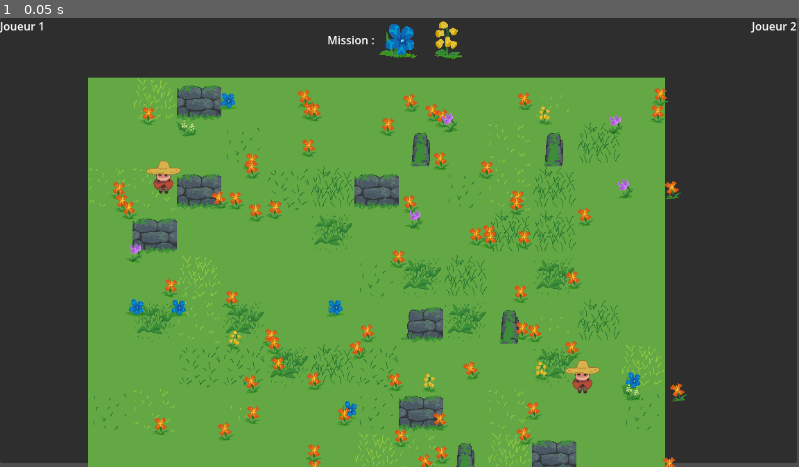
Above: before the commit, frame 1.
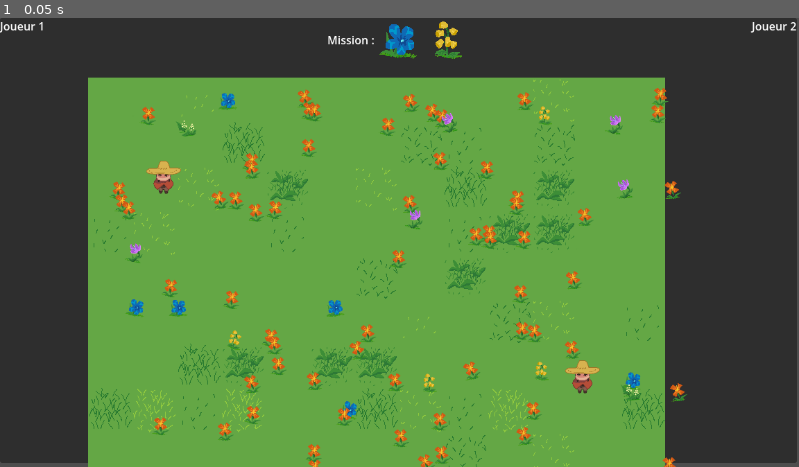
Above: after the commit, the same moment.

Repository: FablabMurat/2025GameJamCantal-1
Game: Godot game, scene res://root.tscn
Same seed, same stepped clock (60 frames per second), same inputs: the game is played once before the commit and once after it.
Inputs:
- Up to frame 1 (0.05 s): no input

The runs differ from the first frame. In frame 1, 6.8% of the frame differs, in the area x 11-84%, y 13-100%.

Commit message:
bug Label.value MIse à jour des TileMap

Diff:
--- a/Ressources/Images/tileset_wip.tres
+++ b/Ressources/Images/tileset_wip.tres
@@ -68,11 +68,14 @@
 0:4/0 = 0
 1:4/0 = 0
 1:4/0/terrain_set = 0
-1:4/0/terrain = 0
+1:4/0/terrains_peering_bit/right_side = 1
 2:4/0 = 0
 2:4/0/terrain_set = 0
-2:4/0/terrain = 0
+2:4/0/terrains_peering_bit/right_side = 1
+2:4/0/terrains_peering_bit/left_side = 1
 3:4/0 = 0
+3:4/0/terrain_set = 0
+3:4/0/terrains_peering_bit/left_side = 1
 4:4/0 = 0
 4:4/0/terrain_set = 0
 4:4/0/terrain = 0
@@ -86,11 +89,21 @@
 8:4/0/terrain = 0
 0:5/0 = 0
 1:5/0 = 0
+1:5/0/terrain_set = 0
+1:5/0/terrains_peering_bit/right_side = 1
+1:5/0/terrains_peering_bit/bottom_side = 1
 2:5/0 = 0
+2:5/0/terrain_set = 0
+2:5/0/terrains_peering_bit/right_side = 1
+2:5/0/terrains_peering_bit/bottom_side = 1
+2:5/0/terrains_peering_bit/left_side = 1
 3:5/0 = 0
+3:5/0/terrain_set = 0
+3:5/0/terrains_peering_bit/bottom_side = 1
+3:5/0/terrains_peering_bit/left_side = 1
 4:5/0 = 0
 4:5/0/terrain_set = 0
-4:5/0/terrain = 0
+4:5/0/terrains_peering_bit/bottom_side = 1
 5:5/0 = 0
 6:5/0 = 0
 7:5/0 = 0
@@ -99,11 +112,60 @@
 8:5/0 = 0
 8:5/0/terrain_set = 0
 8:5/0/terrain = 0
+1:6/0 = 0
+1:6/0/terrain_set = 0
+1:6/0/terrains_peering_bit/bottom_side = 1
+1:6/0/terrains_peering_bit/top_side = 1
+2:6/0 = 0
+3:6/0 = 0
+3:6/0/terrain_set = 0
+3:6/0/terrains_peering_bit/bottom_side = 1
+3:6/0/terrains_peering_bit/top_side = 1
+4:6/0 = 0
+4:6/0/terrain_set = 0
+4:6/0/terrains_peering_bit/bottom_side = 1
+4:6/0/terrains_peering_bit/top_side = 1
+5:6/0 = 0
+6:6/0 = 0
+7:6/0 = 0
+8:6/0 = 0
+8:7/0 = 0
+7:7/0 = 0
+8:8/0 = 0
+7:8/0 = 0
+6:7/0 = 0
+6:8/0 = 0
+5:7/0 = 0
+5:8/0 = 0
+2:7/0 = 0
+2:7/0/terrain_set = 0
+2:7/0/terrains_peering_bit/right_side = 1
+2:7/0/terrains_peering_bit/left_side = 1
+2:8/0 = 0
+3:7/0 = 0
+3:7/0/terrain_set = 0
+3:7/0/terrains_peering_bit/left_side = 1
+3:7/0/terrains_peering_bit/top_side = 1
+3:8/0 = 0
+4:7/0 = 0
+4:7/0/terrain_set = 0
+4:7/0/terrains_peering_bit/top_side = 1
+4:8/0 = 0
+1:8/0 = 0
+1:7/0 = 0
+1:7/0/terrain_set = 0
+1:7/0/terrains_peering_bit/right_side = 1
+1:7/0/terrains_peering_bit/top_side = 1
+0:8/0 = 0
+0:7/0 = 0
+0:6/0 = 0
 
 [resource]
 tile_size = Vector2i(64, 64)
 physics_layer_0/collision_layer = 1
-terrain_set_0/mode = 0
+terrain_set_0/mode = 2
 terrain_set_0/terrain_0/name = "gazon"
 terrain_set_0/terrain_0/color = Color(0.5, 0.34375, 0.25, 1)
+terrain_set_0/terrain_1/name = "muret"
+terrain_set_0/terrain_1/color = Color(0.5, 0.4375, 0.25, 1)
 sources/2 = SubResource("TileSetAtlasSource_oeux5")
--- a/niveau.gd
+++ b/niveau.gd
@@ -32,12 +32,20 @@
 	for x in range(0,13):
 		for y in range(0,10):
 			cells.append(Vector2i(x,y))
-	$TileMap/TileMapLayer.set_cells_terrain_connect(cells,0,0,false)
+	$TileMap/LayerGazon.set_cells_terrain_connect(cells,0,0,false)
+
+func addmurs(steps) :
+	var cells : Array
+
+	#cells.append(steps[0])
+	#for i in steps :
+		#for j in range(0,)
+	#$TileMap/LayerGazon.set_cells_terrain_path(steps,0,1,false)
 
 var plantetscn = preload("res://plante.tscn")
 
 func newplants(n, tabspawn : Array):
-	var tilemap = $TileMap/TileMapLayer
+	var tilemap = $TileMap/LayerGazon
 	var map_rect = tilemap.get_used_rect()
 
 	for i in range(tabspawn.size()):
@@ -63,7 +71,7 @@
 
 func addplant(idxplant,newplant,map_rect,nb):
 	var padding = 8
-	var tilemap = $TileMap/TileMapLayer
+	var tilemap = $TileMap/LayerGazon
 	var cell_size = Vector2(tilemap.tile_set.tile_size)
 
 	var random_cell = Vector2i(
--- a/niveau.tscn
+++ b/niveau.tscn
@@ -60,7 +60,7 @@
 
 [node name="TileMap" type="Node2D" parent="."]
 
-[node name="TileMapLayer" type="TileMapLayer" parent="TileMap"]
+[node name="LayerGazon" type="TileMapLayer" parent="TileMap"]
 tile_set = ExtResource("2_r4xy5")
 
 [node name="MeshInstance2D" type="MeshInstance2D" parent="."]
--- a/root.gd
+++ b/root.gd
@@ -2,22 +2,26 @@
 
 var level = 1
 
+var murs : Array
 var missions : Array
 var niveau : Node2D
 
 # Called when the node enters the scene tree for the first time.
 func _ready() -> void:
-	pass # Replace with function body.
 	missions.append([0,1,1,0,0])
 	missions.append([0,2,1,1,0])
 	missions.append([0,3,2,1,0])
 
+	murs.append([Vector2i(5,5),Vector2i(8,5),Vector2i(8,3)])
+
 	runlevel()
 
 func runlevel():
+	$CenterContainer.visible = true
 	var niveautscn = load("res://niveau.tscn")
 	niveau = niveautscn.instantiate()
-
+	if murs.size() >= level :
+		niveau.addmurs(murs[level-1])
 	niveau.collect.connect(collected.bind())
 	niveau.niveaufini.connect(endoflevel.bind())
 	niveau.setmission(missions[level-1])
@@ -25,14 +29,21 @@
 
 func endoflevel(nperso):
 	level += 1
+	niveau.call_deferred("queue_free")
+	# astuce pas jolie pour attendre que niveau soit détruit avant de passer au niveau suivant
+	$Timer.start()
+	$CenterContainer.visible = true
+	$CenterContainer/Label.text = "Niveau terminé  !"
+	# TODO :Afficher aussi des scores
 
-	if level <= missions.size() :
-		niveau.call_deferred("queue_free")
-		# astuce pas jolie pour attendre que niveau soit détruit avant de passer au niveau suivant
-		$Timer.start()
 
 func _on_timer_timeout() -> void:
-	runlevel()
+	if level <= missions.size() :
+		runlevel()
+	else:
+		$CenterContainer.visible = true
+		$CenterContainer/Label.text = "-- FIN DE PARTIE --"
+		# TODO :Afficher aussi des scores
 
 func collected(perso, flowertype):
 	pass
--- a/root.tscn
+++ b/root.tscn
@@ -6,6 +6,20 @@
 script = ExtResource("1_1h7cp")
 
 [node name="Timer" type="Timer" parent="."]
+wait_time = 3.0
 one_shot = true
 
+[node name="CenterContainer" type="CenterContainer" parent="."]
+offset_left = 551.0
+offset_top = 276.0
+offset_right = 626.0
+offset_bottom = 316.0
+size_flags_horizontal = 4
+size_flags_vertical = 4
+
+[node name="Label" type="Label" parent="CenterContainer"]
+layout_mode = 2
+theme_override_font_sizes/font_size = 36
+text = "Patience !"
+
 [connection signal="timeout" from="Timer" to="." method="_on_timer_timeout"]
